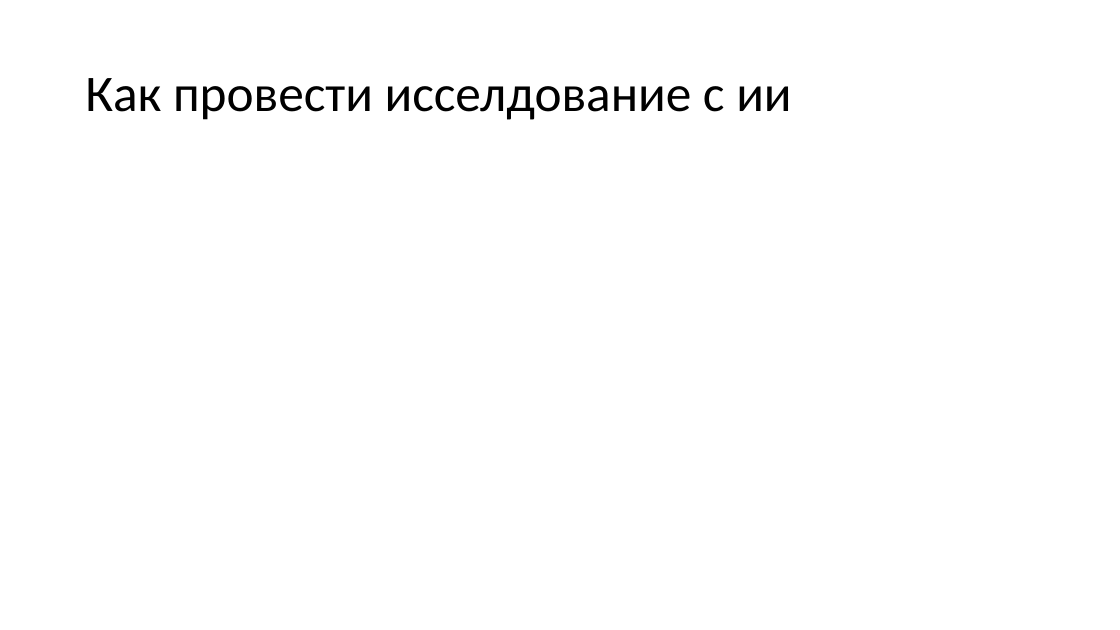
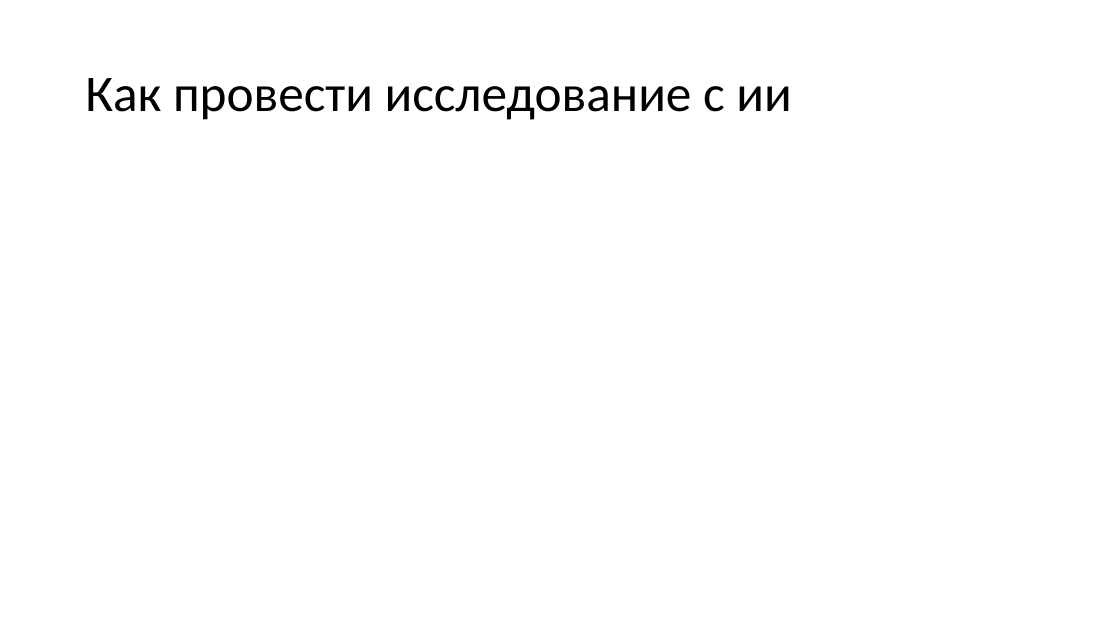
Before and after one commit to MVRonkin/MLSystemDesignCourse, a slide deck: slide 25 of 2026/agentic work.pptx (slide 10 before the commit). Drawn at 1120x630 pixels with LibreOffice and Linux fonts; fonts in the diff are those of the drawing. Boxes give left, top, right and bottom in pixels: in the first picture for what was removed or moved away, otherwise in the second. Text is boxed around its words. In the diff, an @@ line names an element or a change of style, - is before the commit and + after.

```diff
--- a/2026/agentic work.pptx
+++ b/2026/agentic work.pptx
@@ title at (x1=85, y1=78, x2=791, y2=120): text changed @@
-Как провести исселдование с ии
+Как провести исследование с ии
```
Also in this commit, not shown: 1 other slide changed, 16 slides added.
